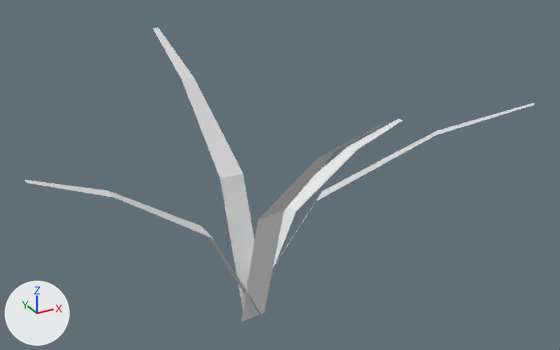
What one commit did to the OBJ model resources/models/Grass/grass_mesh.obj.
One viewpoint serves both versions: a camera (50 mm lens) standing at (-0.784, -1.537, 1.105) and looking at (0.065, 0.008, 0.333). Arrows for +X, +Y and +Z are at lower left; the lights stay in place. Where no turn or scale is listed for an object, it has been applied to the vertices.
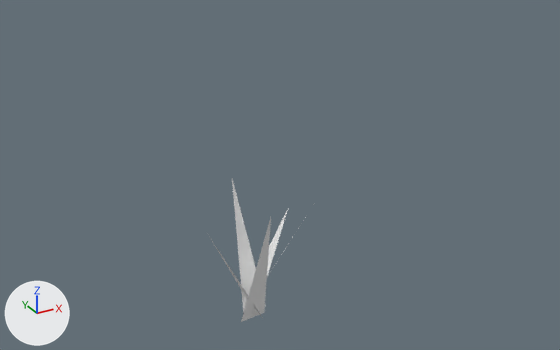
What differs and where, as boxes [x1, y1, x2, y2] in the pictures (560 x 350 px):
'Plane.003', reshaped: before [153, 28, 255, 308]; after [232, 179, 266, 313]
'Plane.001', reshaped (79% narrower, 48% shorter): before [241, 121, 390, 322]; after [241, 218, 271, 322]
'Plane.002', reshaped: before [272, 119, 402, 271]; after [267, 209, 288, 276]
'Plane', reshaped (76% narrower, 39% shorter): before [25, 180, 265, 320]; after [207, 233, 263, 318]
'Plane.004', reshaped: before [274, 103, 535, 266]; after [268, 203, 315, 275]

Patch to the scene script:
```diff
--- a/resources/models/Grass/grass_mesh.obj.py
+++ b/resources/models/Grass/grass_mesh.obj.py
@@ me_plane @@
 me_plane.from_pydata(...)  # 8 vertices, 3 faces; spans x -0.539..-0.005, y -0.043..0.03, z -0.042..0.452
 # verts and faces of me_plane; kept vertices keep their numbers, new ones are numbered from 8
+# me_plane part 1
+delete_vertices([*range(0, 8)])  # with the faces that use them
+verts[8] = (-0.141, 0.006, 0.232)
+verts[9] = (-0.005, -0.03, -0.042)  # pixel (263, 318)
+verts[10] = (-0.005, 0.043, -0.042)
+faces += [(8, 9, 10)]
@@ me_plane_001 @@
 me_plane_001.from_pydata(...)  # 8 vertices, 3 faces; spans x -0.057..0.017, y -0.489..0.002, z -0.053..0.637
 # verts and faces of me_plane_001; kept vertices keep their numbers, new ones are numbered from 8
+# me_plane_001 part 2
+delete_vertices([0, 2, *range(4, 8)])  # with the faces that use them
+verts[8] = (-0.021, -0.107, 0.293)
+faces += [(1, 3, 8)]
@@ me_plane_002 @@
 me_plane_002.from_pydata(...)  # 8 vertices, 3 faces; spans x -0.013..0.491, y -0.009..0.097, z -0.024..0.381
 # verts and faces of me_plane_002; kept vertices keep their numbers, new ones are numbered from 8
+# me_plane_002 part 3
+delete_vertices([0, 2, *range(4, 8)])  # with the faces that use them
+verts[8] = (0.116, 0.053, 0.213)  # pixel (288, 207)
+faces += [(1, 3, 8)]
@@ me_plane_003 @@
 me_plane_003.from_pydata(...)  # 8 vertices, 3 faces; spans x -0.045..0.038, y 0.015..0.561, z -0.051..0.6
 # verts and faces of me_plane_003; kept vertices keep their numbers, new ones are numbered from 8
+# me_plane_003 part 4
+delete_vertices([0, 2, *range(4, 8)])  # with the faces that use them
+verts[8] = (0.002, 0.154, 0.287)
+faces += [(1, 3, 8)]
@@ me_plane_004 @@
 me_plane_004.from_pydata(...)  # 8 vertices, 3 faces; spans x -0.047..0.492, y -0.391..0.052, z -0.038..0.566
 # verts and faces of me_plane_004; kept vertices keep their numbers, new ones are numbered from 8
+# me_plane_004 part 5
+delete_vertices([0, 2, *range(4, 8)])  # with the faces that use them
+verts[8] = (0.127, -0.078, 0.296)
+faces += [(1, 3, 8)]
```
